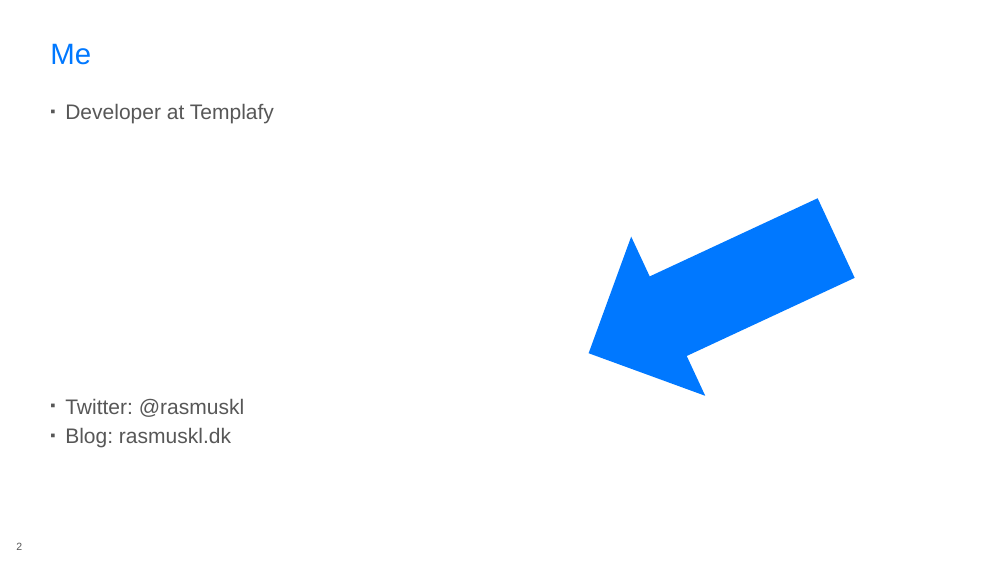
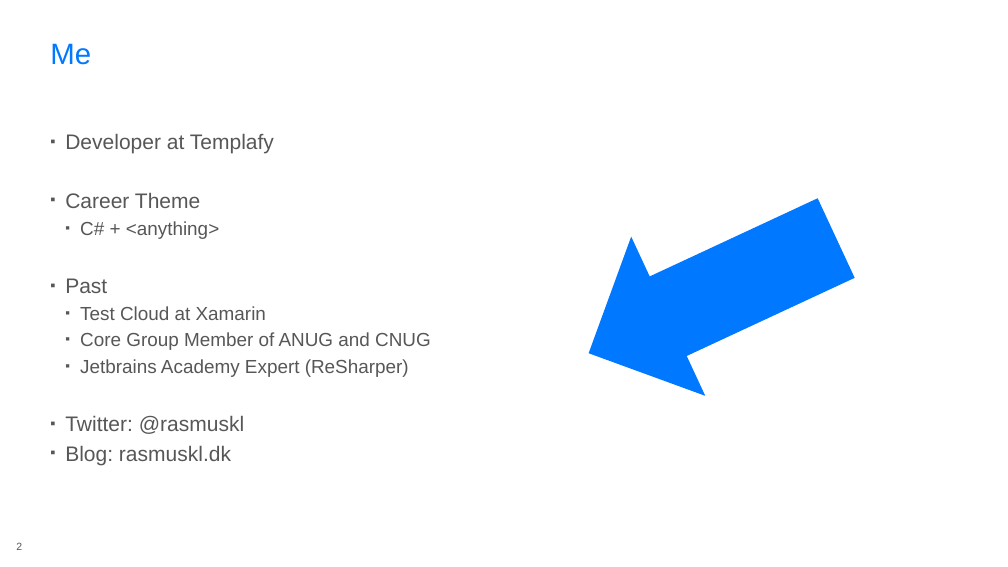
Before and after one commit to rasmuskl/react-webpack-typescript, a slide deck: slide 2 of _notes/Presentation.pptx. Drawn at 1008x567 pixels with LibreOffice and Linux fonts; fonts in the diff are those of the drawing; background and template pictures are left out. Boxes give left, top, right and bottom in pixels: in the first picture for what was removed or moved away, otherwise in the second. Text is boxed around its words. In the diff, an @@ line names an element or a change of style, - is before the commit and + after.

Commit message:
More work on slides.

```diff
--- a/_notes/Presentation.pptx
+++ b/_notes/Presentation.pptx
@@ text at (65, 193, 431, 377): paragraphs added @@
+▪ Career Theme
+  ▪ C# + <anything>
+▪ Past
+  ▪ Test Cloud at Xamarin
+  ▪ Core Group Member of ANUG and CNUG
+  ▪ Jetbrains Academy Expert (ReSharper)
```
Also in this commit, not shown: 2 other slides changed, 4 other files.
